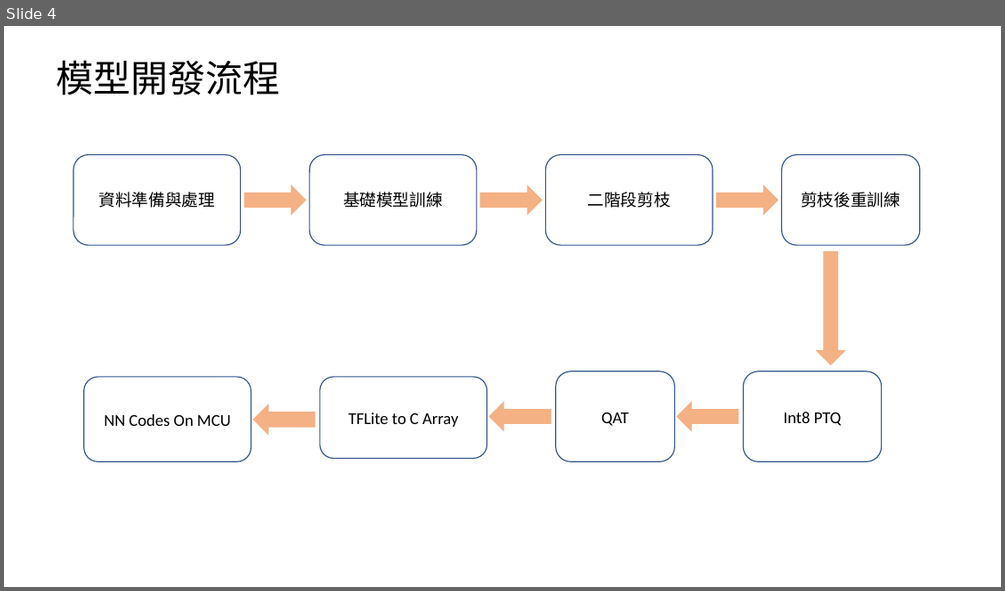
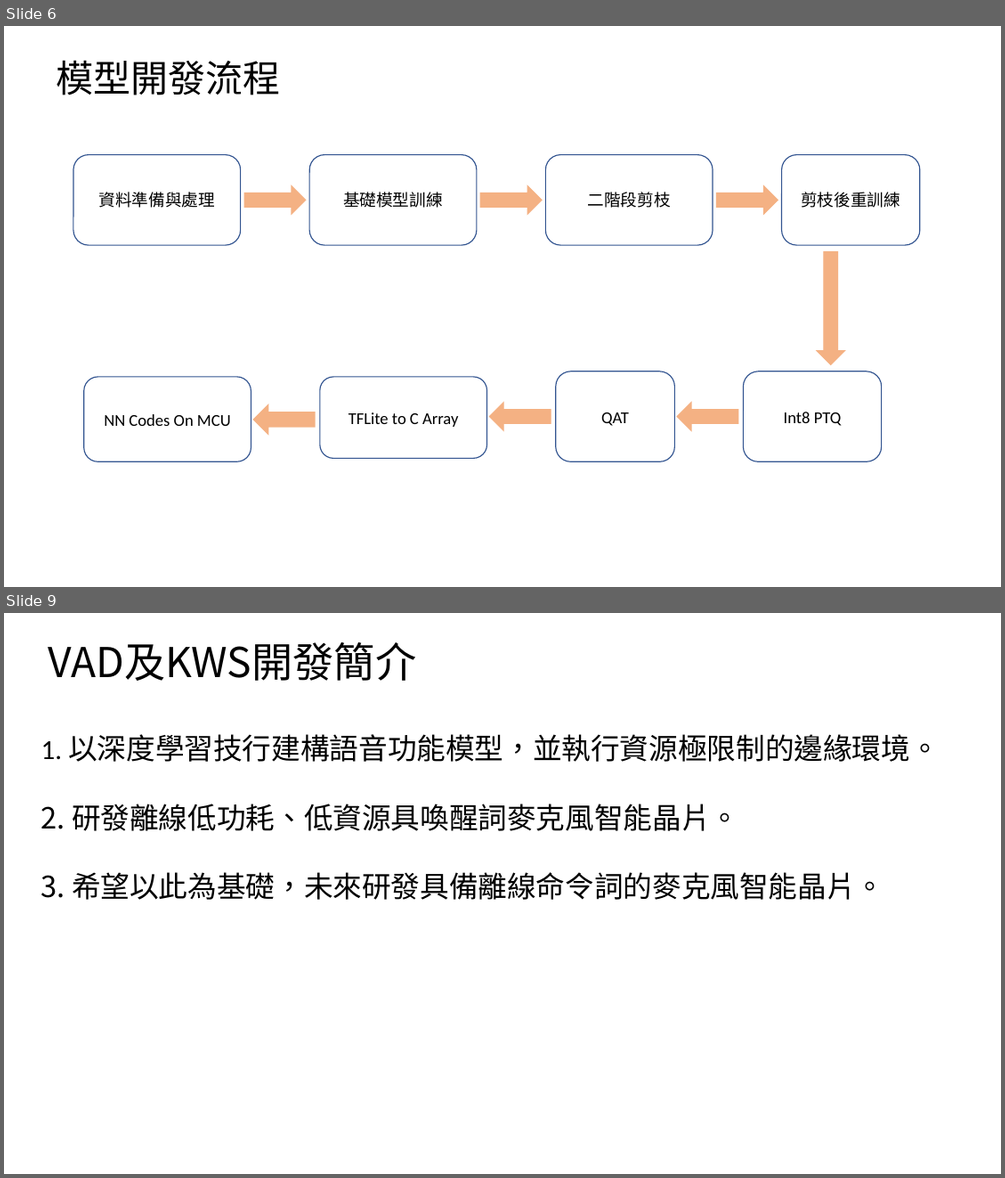
Before and after one commit to xrick/RickLiao-Repo, a slide deck: Interview_Repo/PPT/ppt_for_環球睿視.pptx. Shown one above the other, each under a label of ours: slide 4 before the commit, slides 6 and 9 after it; the slides between them are not shown. The pictures are 1005x591 and 1005x1178 pixels, drawn with LibreOffice and Linux fonts; fonts in the diff are those of the drawing. Boxes give left, top, right and bottom in pixels: in the first picture for what was removed or moved away, otherwise in the second. Text is boxed around its words. In the diff, an @@ line names an element or a change of style, - is before the commit and + after.

```diff
--- a/Interview_Repo/PPT/ppt_for_環球睿視.pptx
+++ b/Interview_Repo/PPT/ppt_for_環球睿視.pptx
@@ slide 9 added at [4,613,1001,1174], background #FFFFFF @@
@@ title added at [48,642,416,681], 39.6 pt, text #000000 @@
+VAD及KWS開發簡介
@@ text added at [41,734,939,900], 28 pt, text #000000 @@
+1. 以深度學習技行建構語音功能模型，並執行資源極限制的邊緣環境。
+2. 研發離線低功耗、低資源具喚醒詞麥克風智能晶片。
+3. 希望以此為基礎，未來研發具備離線命令詞的麥克風智能晶片。
@@ what was slide 4 is now slide 6 @@
```
Also in this commit, not shown: 12 other slides added, 2 other files.
